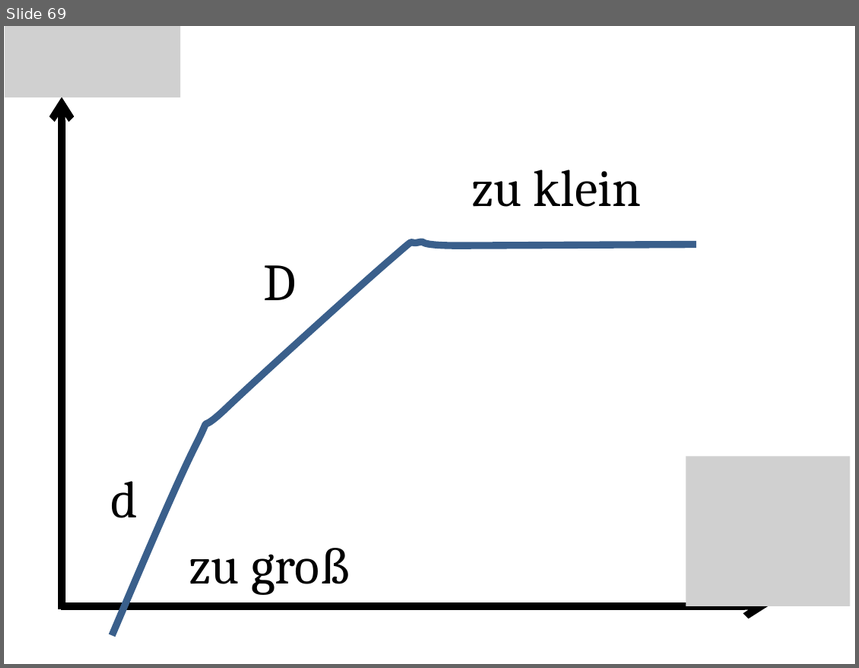
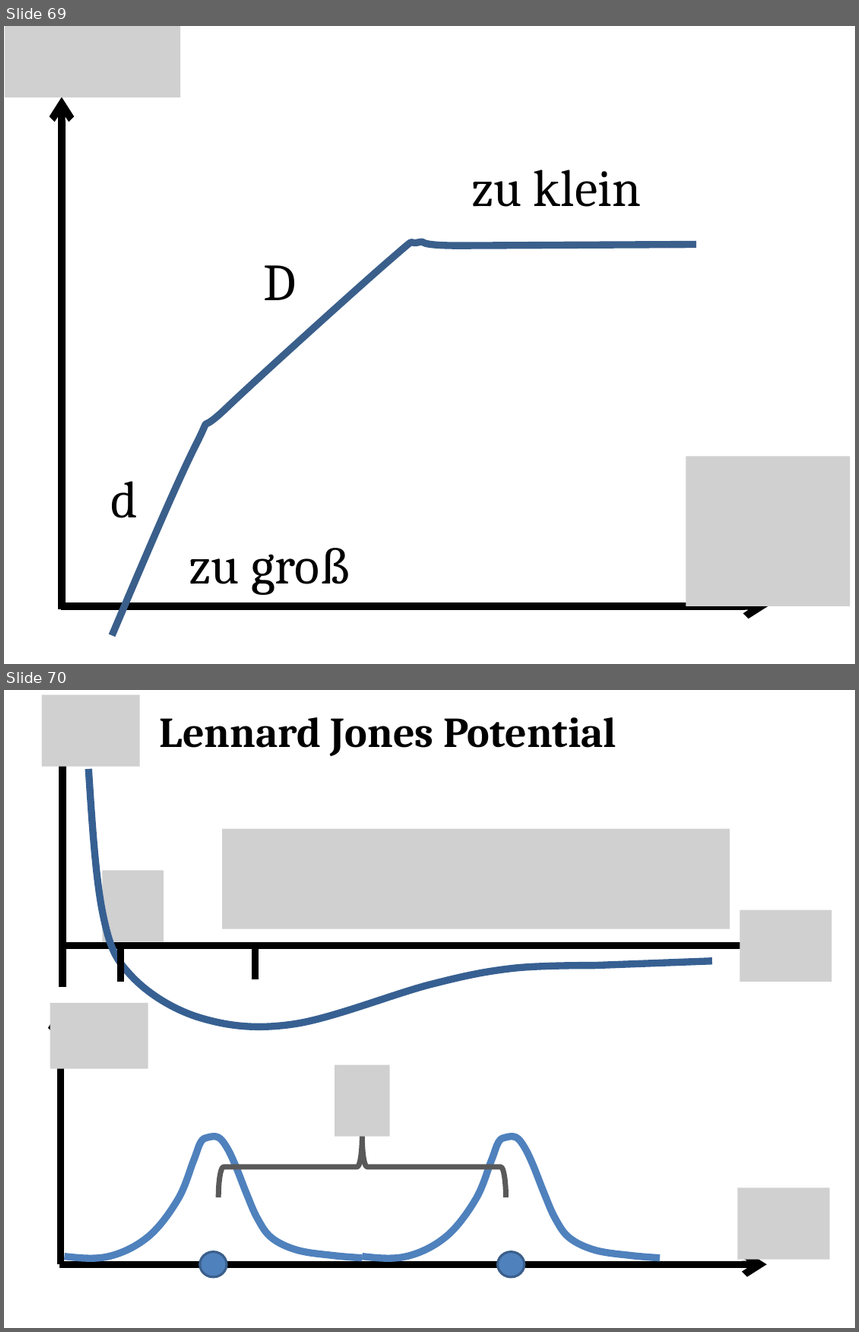
Before and after one commit to sophiahenckell/HIWI_Computersimulation, a slide deck: Bilder.pptx. Shown one above the other, each under a label of ours: slide 69 before the commit, slides 69 and 70 after it. The pictures are 859x668 and 859x1332 pixels, drawn with LibreOffice and Linux fonts; fonts in the diff are those of the drawing; grey boxes stand for pictures. Boxes give left, top, right and bottom in pixels: in the first picture for what was removed or moved away, otherwise in the second. Text is boxed around its words. In the diff, an @@ line names an element or a change of style, - is before the commit and + after.

```diff
--- a/Bilder.pptx
+++ b/Bilder.pptx
@@ slide 70 added at [4, 690, 855, 1328], background #FFFFFF @@
@@ picture added at [41, 695, 139, 767] @@
@@ arrow added from (63, 987) to (63, 731), #000000 6 pt @@
@@ text added at [160, 717, 617, 756], 36 pt, text #000000, bold @@
+Lennard Jones Potential
@@ freeform shape added at [88, 769, 712, 1027], outline #376092 6 pt @@
@@ picture added at [222, 829, 729, 929] @@
@@ picture added at [102, 870, 163, 942] @@
@@ picture added at [740, 910, 832, 982] @@
@@ arrow added from (62, 946) to (769, 946), #000000 6 pt @@
@@ line added from (120, 982) to (120, 942), #000000 6 pt @@
@@ line added from (255, 980) to (255, 944), #000000 6 pt @@
@@ picture added at [50, 1003, 148, 1068] @@
@@ arrow added from (60, 1265) to (60, 1008), #000000 6 pt @@
@@ picture added at [335, 1065, 389, 1137] @@
@@ freeform shape added at [65, 1137, 363, 1258], outline #4F81BD 6 pt @@
@@ right brace added at [218, 1137, 506, 1198], outline #595959 4.5 pt @@
@@ freeform shape added at [363, 1137, 661, 1258], outline #4F81BD 6 pt @@
@@ picture added at [737, 1188, 829, 1259] @@
@@ ellipse added at [200, 1252, 226, 1277], fill #4F81BD, outline #3A5F8C 2 pt @@
@@ ellipse added at [498, 1252, 524, 1277], fill #4F81BD, outline #3A5F8C 2 pt @@
@@ arrow added from (59, 1265) to (767, 1265), #000000 6 pt @@
```
Also in this commit, not shown: 6 other slides added, 5 other files.
